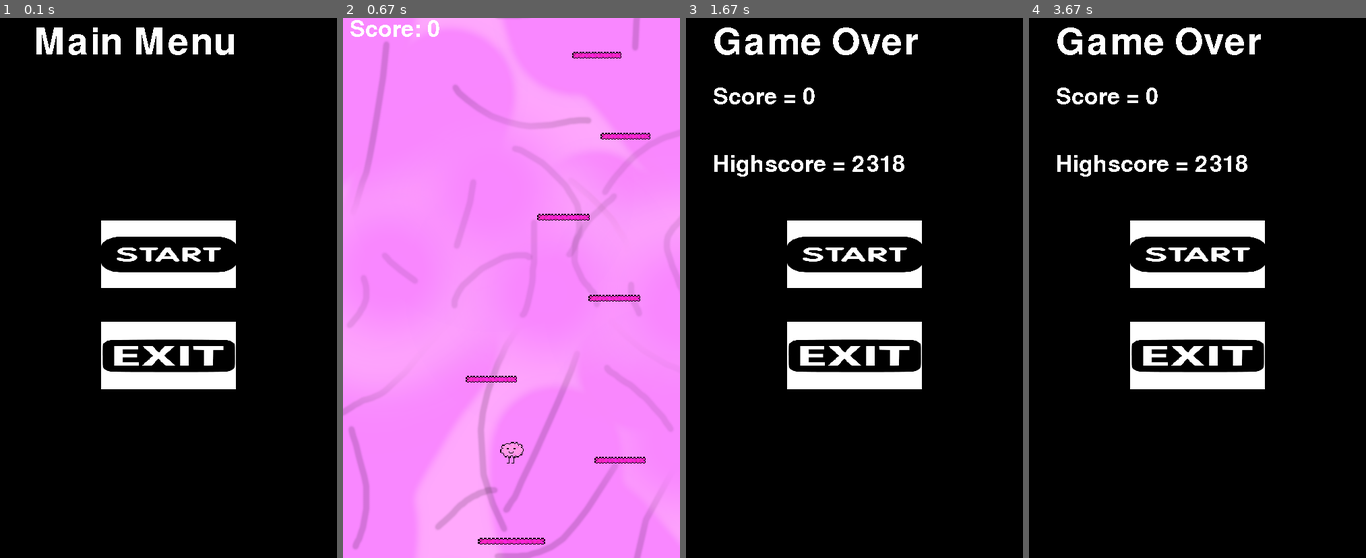
Above: before the commit, frames 1-4 (left to right).
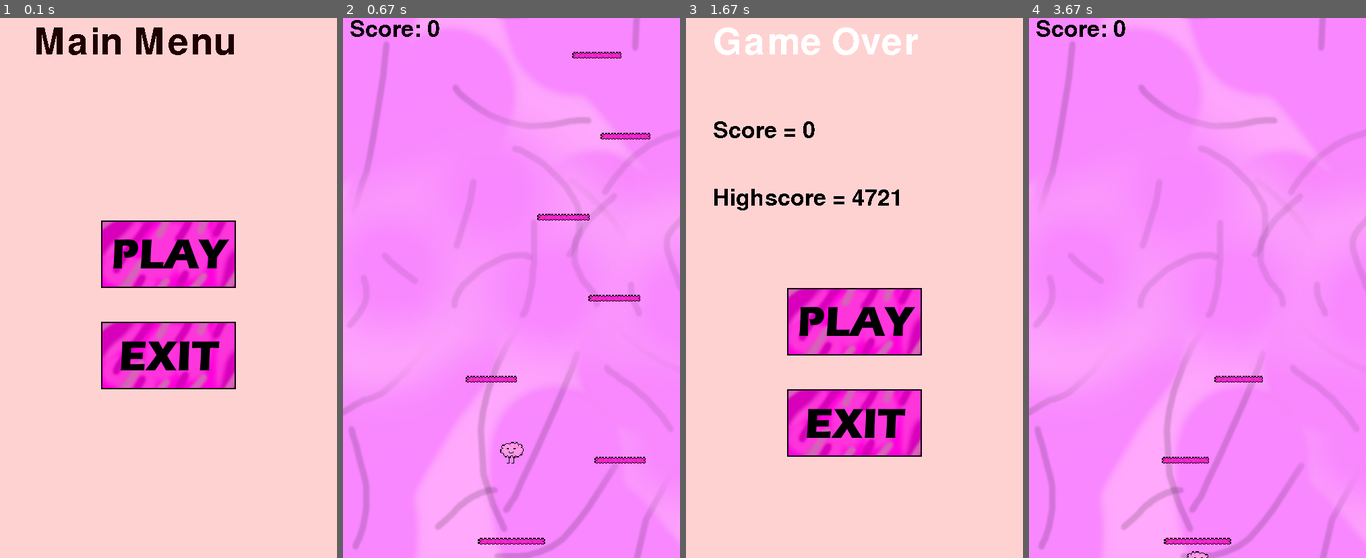
Above: after the commit, the same moments.

Repository: rico-0989903/WP1-BrainmanJump
Game: pygame game, started from game.py
Same seed, same stepped clock (60 frames per second), same inputs: the game is played once before the commit and once after it.
Inputs (mouse positions are in pixels of both pictures, inside the frame that each line leads up to):
- Up to frame 1 (0.1 s): no input
- Up to frame 2 (0.67 s): press the mouse at (511, 255) at 0.37 s; move the mouse to (548, 266) at 0.47 s; release the mouse at (589, 277) at 0.6 s
- Up to frame 3 (1.67 s): hold D 0.67-1.13 s; move the mouse to (841, 142) at 0.7 s
- Up to frame 4 (3.67 s): press the mouse at (1197, 320) at 1.7 s; move the mouse to (1167, 406) at 1.8 s; release the mouse at (1140, 493) at 1.93 s; press the mouse at (1197, 423) at 3.03 s; move the mouse to (1143, 320) at 3.13 s; release the mouse at (1093, 217) at 3.27 s

The runs differ from the first frame. In frame 1, 99% of the frame differs, in the area x 0-100%, y 0-100%; in frame 2, 0.3%; in frame 3, 96%; in frame 4, 100%.

Commit message:
Enemy added

Diff:
--- a/game.py
+++ b/game.py
@@ -13,6 +13,7 @@
 MAX_PLATFORMS = 10
 MAIN_MENU = True
 GAME_OVER = False
+MAX_ENEMY = 1
 
 # Game variables
 SPEED = 12
@@ -29,6 +30,7 @@
 pygame.display.set_caption('BrainJump')
 
 # images
+enemy_sprite = pygame.image.load('Assets/Enemy.png').convert_alpha()
 background_image = pygame.image.load('Assets/BG.png').convert_alpha()
 platform_image = pygame.image.load('Assets/Platforms.png').convert_alpha()
 brainman_sprite = pygame.image.load('Assets/BrainMan.png').convert_alpha()
@@ -39,7 +41,7 @@
 WHITE = (255, 255, 255)
 BLACK = (0, 0, 0)
 
-#MAIN MENU
+#GAME OVER MENU
 #button class
 class Buttondeath():
     def __init__(self, x, y, image, scale):
@@ -71,9 +73,10 @@
         return action
 
 #buttons
-deathstart_button = Buttondeath(SCREEN_WIDTH// 2 - 100, 300, start_img, (200, 100))
-deathexit_button = Buttondeath(SCREEN_WIDTH// 2 - 100, 450, exit_img, (200, 100))
-
+deathstart_button = Buttondeath(SCREEN_WIDTH// 2 - 100, 400, start_img, (200, 100))
+deathexit_button = Buttondeath(SCREEN_WIDTH// 2 - 100, 550, exit_img, (200, 100))
+
+#MAIN MENU
 #button class
 class Button():
     def __init__(self, x, y, image, scale):
@@ -95,6 +98,7 @@
         mouse_buttons = pygame.mouse.get_pressed()
 
         if self.rect.collidepoint(pos):
+            pygame.transform.scale(self.image, (210, 110))
             if mouse_buttons[0] and self.clicked == False:
                 print("clicked")
                 self.clicked = True
@@ -110,7 +114,7 @@
 
 #main menu text
 menufont = pygame.font.SysFont('Comic Sans', 80)
-text = menufont.render('Main Menu', False, (255, 255, 255))
+text = menufont.render('Main Menu', False, (30, 0, 0))
 
 
 
@@ -124,6 +128,35 @@
 
 
 # classes
+class Enemy(pygame.sprite.Sprite):
+    def __init__(self, y):
+        super().__init__()
+        self.direction = random.choice([-1, 1])
+        self.image = pygame.transform.scale(enemy_sprite, (40, 40))
+        self.rect = self.image.get_rect()
+
+        if self.direction == 1:
+            self.rect.x = 0
+        else:
+            self.rect.x = SCREEN_WIDTH
+        self.rect.y = y
+
+    def update(self, scroll):
+        self.rect.y += scroll
+        self.rect.x += self.direction * 2
+
+        if self.direction == 1:
+            if self.rect.left > SCREEN_WIDTH:
+                self.rect.right = 0
+        if self.direction == -1:
+            if self.rect.right < 0:
+                self.rect.left = SCREEN_HEIGT
+        if self.rect.top > SCREEN_HEIGT - 10:
+            self.kill()
+
+    def draw(self):
+        screen.blit(pygame.transform.flip(self.image, False), self.rect)
+
 class Platform(pygame.sprite.Sprite):
     def __init__(self, x, y, width):
         pygame.sprite.Sprite.__init__(self)
@@ -185,7 +218,6 @@
             self.rect.x = 0
 
         # temp bottom screen collision
-
 
 
 
@@ -202,6 +234,8 @@
                         self.dy = 0
                         self.JumpUp()
 
+
+
         if self.rect.top <= SCROLL:
             if self.vel_y < 0:
                 scroll = -self.dy
@@ -215,6 +249,7 @@
 
 # platform group
 platform_group = pygame.sprite.Group()
+enemy_group = pygame.sprite.Group()
 
 # start platform
 platform = Platform(SCREEN_WIDTH // 2 - 50, SCREEN_HEIGT - 30, 100)
@@ -223,13 +258,14 @@
 # score
 score = 0
 font = pygame.font.SysFont('Comic Sans', 50)
-#text = font.render(f'Score: {score}', False, (255, 255, 255))
+
 
 #MAIN MENU DRAW
-screen.fill((0,0,0))
+screen.fill((255,210,210))
 screen.blit(text, (50, 10))
 start_button.draw()
 exit_button.draw()
+
 
 #GAME OVER MENU
 
@@ -251,6 +287,7 @@
 run = True
 brainman = Player(SCREEN_WIDTH // 2, SCREEN_HEIGT - 50)
 
+
 while run:
     clock.tick(FPS)
 
@@ -267,7 +304,7 @@
         scrollingbackground(background_scroll)
 
         #score text
-        text = font.render(f'Score: {int(score)}', False, (255, 255, 255))
+        text = font.render(f'Score: {int(score)}', False, (0, 0, 0))
         screen.blit(text, (10,0))
 
         #Platform generating
@@ -278,16 +315,25 @@
             platform = Platform(p_x, p_y, p_w)
             platform_group.add(platform)
 
+        if len(enemy_group) == 0:
+            enemy = Enemy(0)
+            enemy_group.add(enemy)
 
         #movement set
         platform_group.update(scroll)
-
         platform_group.draw(screen)
         brainman.draw()
+
         score = score + scroll
         if brainman.rect.top > SCREEN_HEIGT + 50:
             GAME_OVER = True
-
+        for enemy in enemy_group:
+            if enemy.rect.colliderect(brainman.rect.x, brainman.rect.y, 35, 35):
+                pygame.time.wait(500)
+                GAME_OVER = True
+        if score > 2000:
+            enemy_group.update(scroll)
+            enemy_group.draw(screen)
 
 
     #GAME OVER MENU
@@ -300,12 +346,12 @@
             highscorefile.write(str(highscore))
             highscorefile.close()
 
-        scoretext = scorefont.render(f'Score = {int(score)}', False, (255, 255, 255))
-        highscoretext = scorefont.render(f'Highscore = {highscore}', False, (255, 255, 255))
-        screen.fill((0,0,0))
+        scoretext = scorefont.render(f'Score = {int(score)}', False, (0, 0, 0))
+        highscoretext = scorefont.render(f'Highscore = {highscore}', False, (0, 0, 0))
+        screen.fill((255,210,210))
         screen.blit(deathtext, (40, 10))
-        screen.blit(scoretext, (40, 100))
-        screen.blit(highscoretext, (40, 200))
+        screen.blit(scoretext, (40, 150))
+        screen.blit(highscoretext, (40, 250))
         deathstart_button.draw()
         deathexit_button.draw()
 
--- a/highscore.txt
+++ b/highscore.txt
@@ -1 +1 @@
-2318
+4721
Binary file added: Assets/Enemy.png
Binary file changed: images/exit.png
Binary file changed: images/start.png
